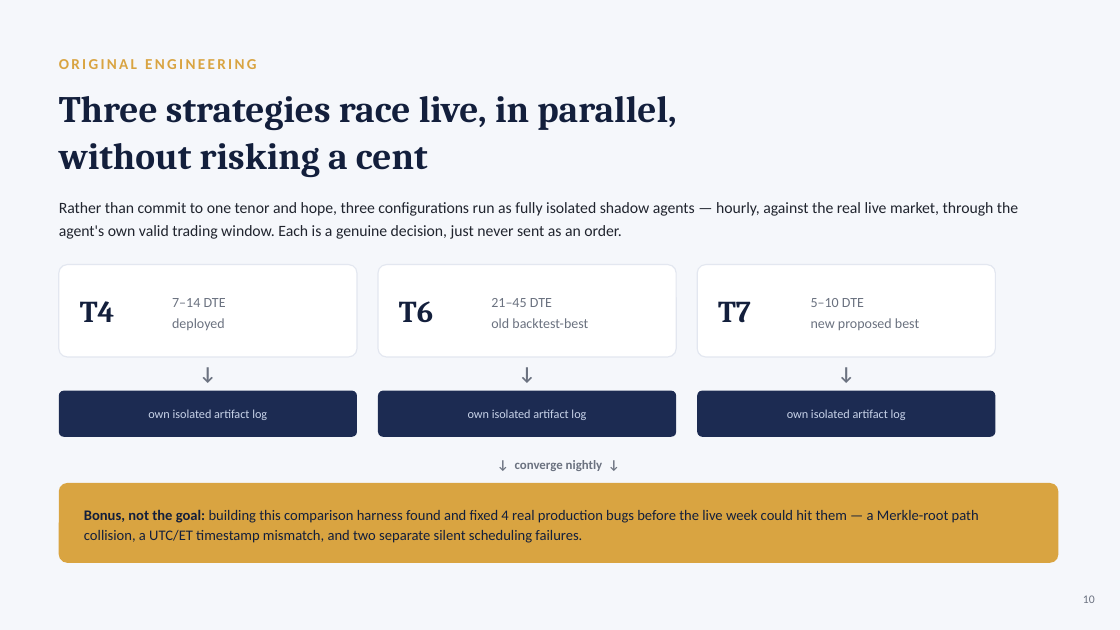
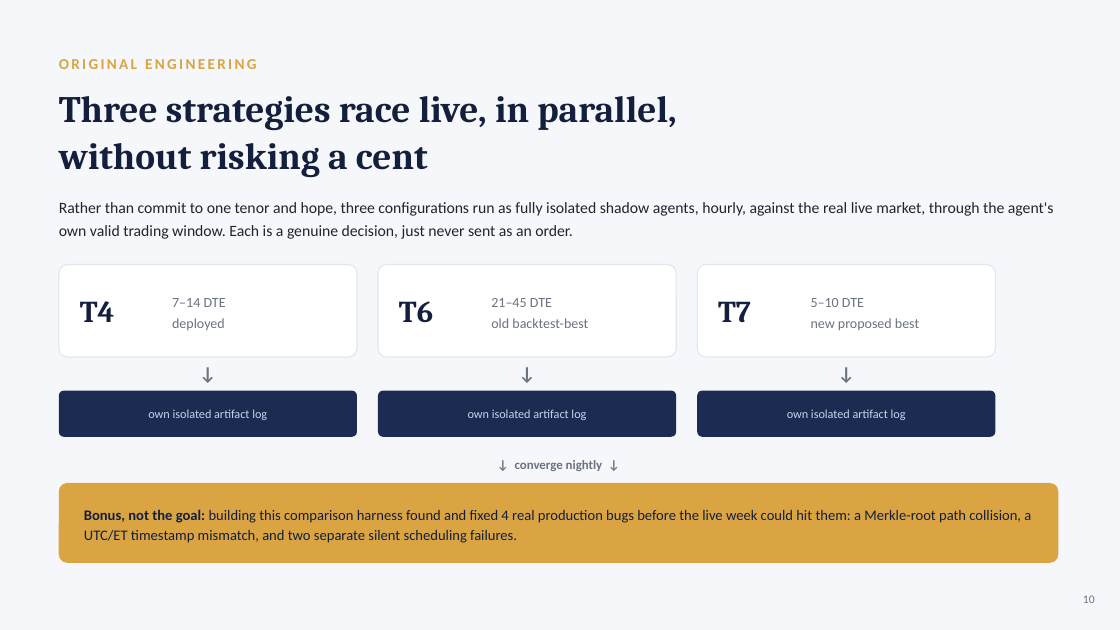
Before and after one commit to nilaymastaadmi/alpaca-hackathon, a slide deck: slide 10 of presentation/slides_draft.pptx. Drawn at 1120x630 pixels with LibreOffice and Linux fonts; fonts in the diff are those of the drawing. Boxes give left, top, right and bottom in pixels: in the first picture for what was removed or moved away, otherwise in the second. Text is boxed around its words. In the diff, an @@ line names an element or a change of style, - is before the commit and + after.

```diff
--- a/presentation/slides_draft.pptx
+++ b/presentation/slides_draft.pptx
@@ text at [59,202,1053,239]: text changed @@
-Rather than commit to one tenor and hope, three configurations run as fully isolated shadow agents — hourly, against the real live market, through the agent's own valid trading window. Each is a genuine decision, just never sent as an order.
+Rather than commit to one tenor and hope, three configurations run as fully isolated shadow agents, hourly, against the real live market, through the agent's own valid trading window. Each is a genuine decision, just never sent as an order.
@@ text at [84,509,1031,543]: text changed @@
-Bonus, not the goal: building this comparison harness found and fixed 4 real production bugs before the live week could hit them — a Merkle-root path collision, a UTC/ET timestamp mismatch, and two separate silent scheduling failures.
+Bonus, not the goal: building this comparison harness found and fixed 4 real production bugs before the live week could hit them: a Merkle-root path collision, a UTC/ET timestamp mismatch, and two separate silent scheduling failures.
```
Also in this commit, not shown: 13 other slides changed, 2 other files.
